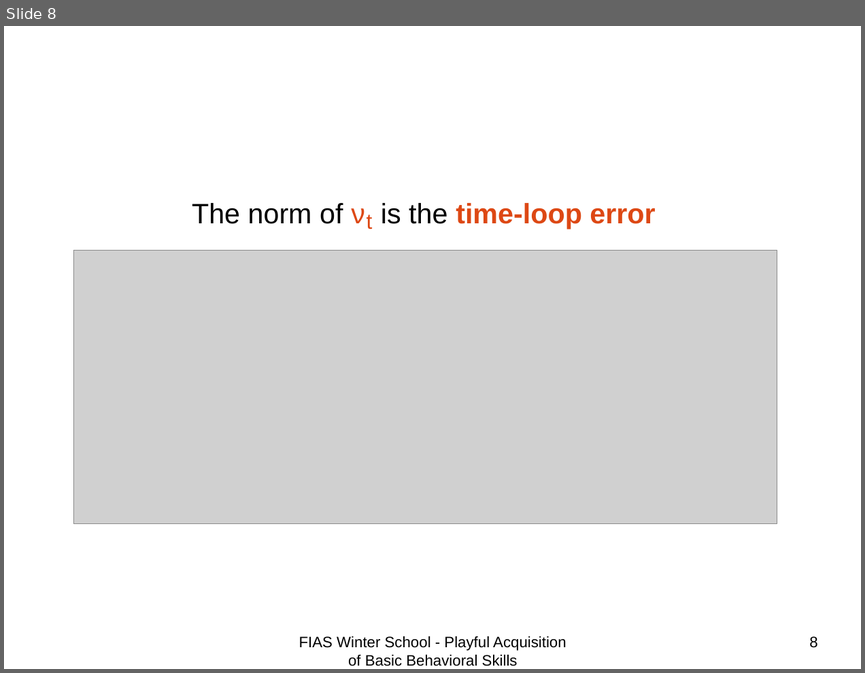
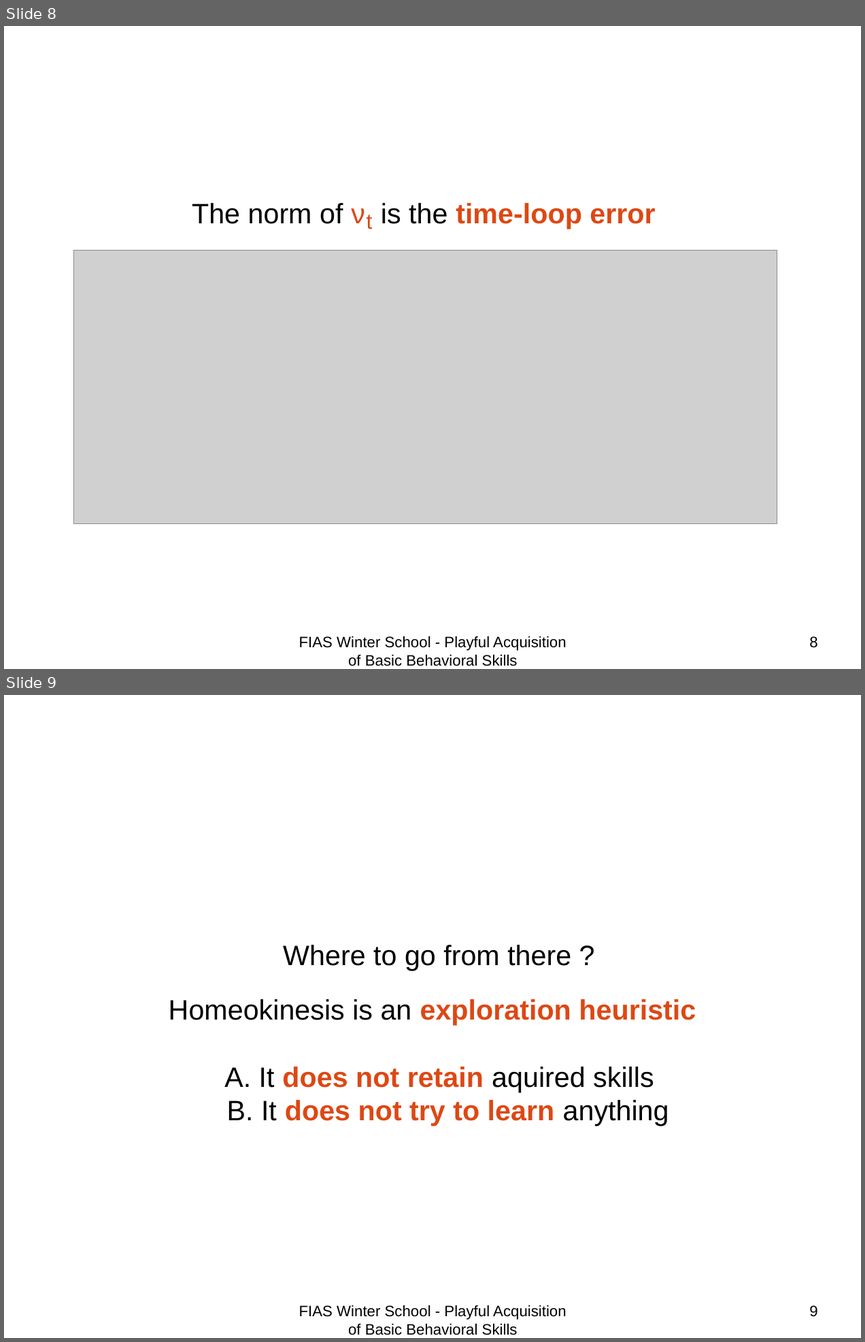
Before and after one commit to benureau/playful, a slide deck: presentation_fabien.odp. Shown one above the other, each under a label of ours: slide 8 before the commit, slides 8 and 9 after it. The pictures are 865x673 and 865x1342 pixels, drawn with LibreOffice and Linux fonts; fonts in the diff are those of the drawing; grey boxes stand for pictures. Boxes give left, top, right and bottom in pixels: in the first picture for what was removed or moved away, otherwise in the second. Text is boxed around its words. In the diff, an @@ line names an element or a change of style, - is before the commit and + after.

```diff
--- a/presentation_fabien.odp
+++ b/presentation_fabien.odp
@@ slide 9 added at <box>4,695,861,1338</box>, background #FFFFFF @@
@@ text added at <box>283,945,571,970</box>, 26 pt, text #000000 @@
+Where to go from there ?
@@ text added at <box>169,999,696,1125</box>, 26 pt, text #DD4814, bold @@
+Homeokinesis is an exploration heuristic
+A. It does not retain aquired skills
+B. It does not try to learn anything
@@ text added at <box>299,1305,566,1335</box>, 14 pt, text #000000 @@
+FIAS Winter School - Playful Acquisition of Basic Behavioral Skills
@@ page number added at <box>809,1305,817,1317</box>, 14 pt, text #000000 @@
+9
```
Also in this commit, not shown: 2 slides changed, 1 other slide added, 1 other file.
